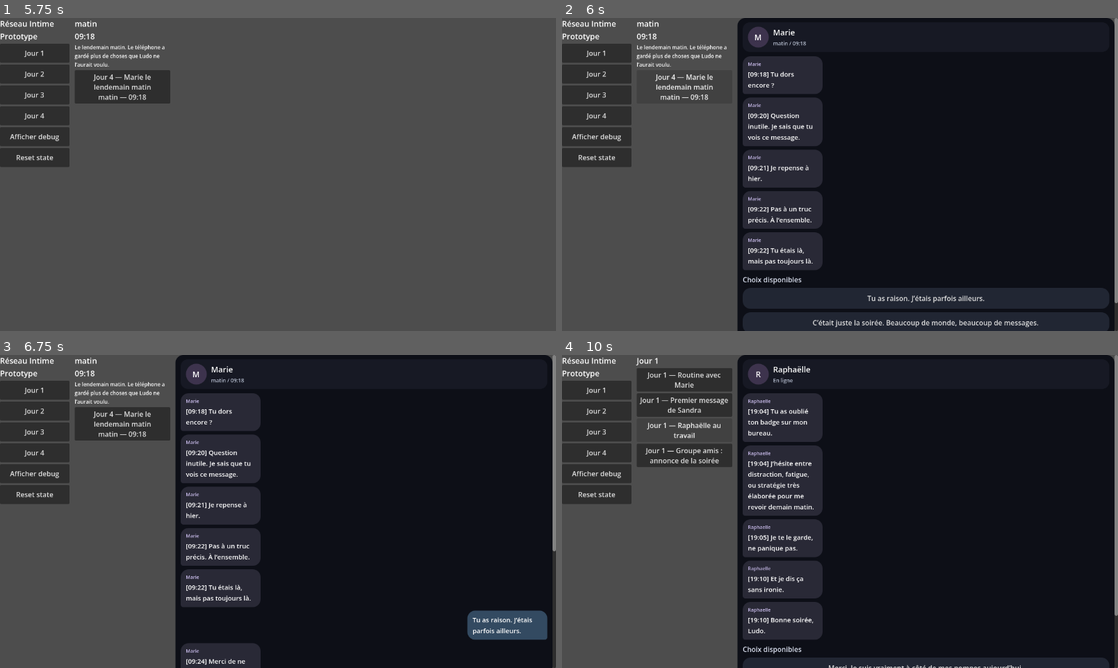
Above: before the commit, frames 1-4 (two rows, left to right).
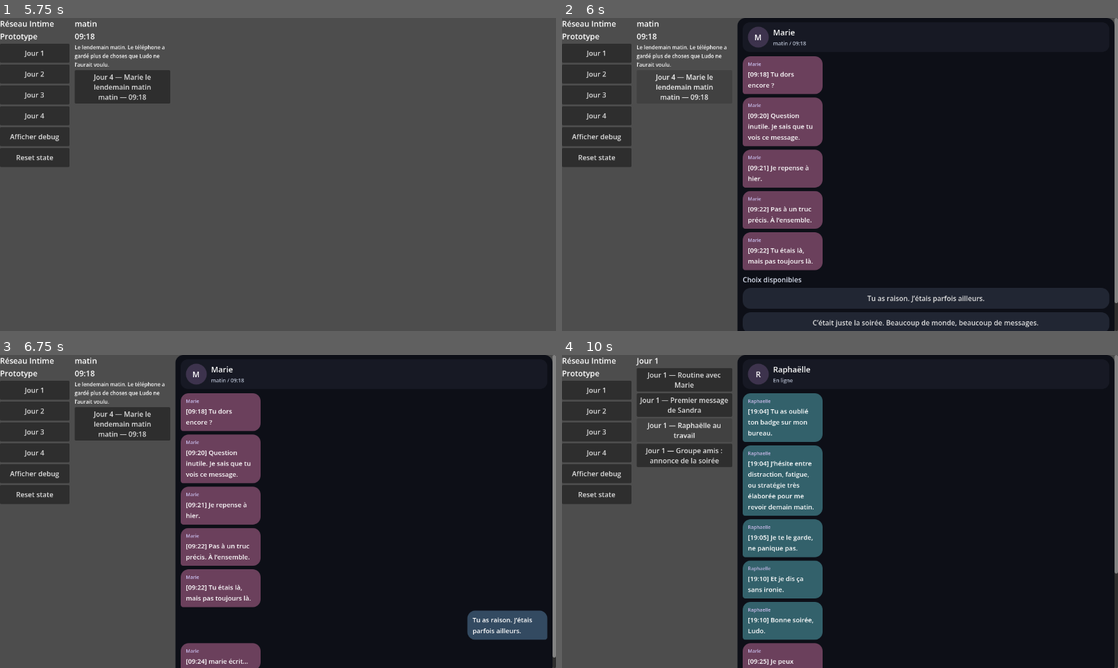
Above: after the commit, the same moments.

Repository: ludowww/reseau-intime
Game: Godot game, scene res://scenes/Main.tscn
Two runs of this game, one before a commit and one after it. Both use one fixed random seed, a clock stepped at 60 frames per second and the inputs below.
Inputs:
- Up to frame 1 (5.75 s): click "Jour 1" at 0.5 s; click "Jour 2" at 1.25 s; click "Jour 3" at 2 s; click "Jour 4" at 2.75 s; click "Afficher debug" at 3.5 s; click "Masquer debug" at 4.25 s; click "matin — 09:18" at 5 s
- Up to frame 2 (6 s): click "Jour 4 — Marie le lendemain m…" at 5.75 s
- Up to frame 3 (6.75 s): click "Tu as raison. J’étais parfois…" at 6.5 s
- Up to frame 4 (10 s): click "Jour 1" at 7.25 s; click "Jour 1 — Routine avec Marie" at 8 s; click "Jour 1 — Premier message de S…" at 8.75 s; click "Jour 1 — Raphaëlle au travail" at 9.5 s

Frame 1 is identical in both runs. In frame 2, 8.7% of the frame differs, in the area x 32-47%, y 12-81%; in frame 3, 10%; in frame 4, 13%, in the area x 32-100%, y 12-100%.

Commit message:
Polish chat typing flow

Diff:
--- a/game/scripts/ui/ConversationView.gd
+++ b/game/scripts/ui/ConversationView.gd
@@ -9,6 +9,17 @@
 const LUDO_BUBBLE_COLOR := Color(0.20, 0.29, 0.38)
 const CHOICE_COLOR := Color(0.13, 0.15, 0.20)
 const PLACEHOLDER_COLOR := Color(0.12, 0.10, 0.15)
+const CHARACTER_BUBBLE_COLORS := {
+	"ludo": Color(0.20, 0.29, 0.38),
+	"marie": Color(0.42, 0.25, 0.36),
+	"mathilde": Color(0.34, 0.18, 0.31),
+	"sandra": Color(0.22, 0.22, 0.34),
+	"raphaelle": Color(0.20, 0.38, 0.42),
+	"raphaëlle": Color(0.20, 0.38, 0.42),
+	"pauline": Color(0.42, 0.12, 0.22),
+	"nico": Color(0.32, 0.36, 0.20),
+	"groupe amis": Color(0.30, 0.25, 0.18),
+}
 
 var choice_buttons: Array[Button] = []
 var choice_was_applied := false
@@ -125,11 +136,15 @@
 
 func append_choice_result(choice: Dictionary) -> void:
 	_append_ludo_reply(choice)
+	_clear_node(choice_area)
+	await _play_followup_sequence(choice)
+	if _has_next_segment():
+		_show_continue_button()
+
+func _play_followup_sequence(choice: Dictionary) -> void:
 	for key in ["next_messages", "next_items", "automatic_followup"]:
 		for entry in choice.get(key, []):
-			_render_item(entry)
-	if _has_next_segment():
-		_show_continue_button()
+			await _render_item_with_typing(entry)
 
 func _show_continue_button() -> void:
 	continue_button = Button.new()
@@ -183,8 +198,48 @@
 	choice_was_applied = true
 	for button in choice_buttons:
 		button.disabled = true
-	selected_button.text = "✓ %s" % selected_button.text
+	_clear_node(choice_area)
 	choice_selected.emit(choice)
+
+func _render_item_with_typing(item) -> void:
+	if typeof(item) != TYPE_DICTIONARY:
+		return
+	if item.has("messages"):
+		for message in item.get("messages", []):
+			await _render_message_with_typing(message)
+	if item.has("social_items"):
+		for social_item in item.get("social_items", []):
+			await _render_item_with_typing(social_item)
+	if item.has("incoming_notifications"):
+		for notification in item.get("incoming_notifications", []):
+			await _render_item_with_typing(notification)
+	if item.has("automatic_followup"):
+		for followup in item.get("automatic_followup", []):
+			await _render_item_with_typing(followup)
+	if item.has("text") or item.has("body") or item.has("content_id") or item.has("reaction"):
+		await _render_message_with_typing(item)
+	elif not item.has("messages") and not item.has("social_items"):
+		_add_system_note("[debug item] %s" % str(item.get("id", item.keys())))
+
+func _render_message_with_typing(message: Dictionary) -> void:
+	if not _is_ludo_sender(message):
+		var typing_indicator := _show_typing_indicator(message)
+		await get_tree().create_timer(_typing_delay_for_message(message)).timeout
+		if is_instance_valid(typing_indicator):
+			typing_indicator.queue_free()
+	_render_message(message)
+
+func _show_typing_indicator(message: Dictionary) -> Node:
+	var typing_message := message.duplicate(true)
+	typing_message["text"] = "%s écrit..." % _sender_display_name(message)
+	if _sender_display_name(message) == "":
+		typing_message["text"] = "écrit..."
+	return _render_chat_bubble(typing_message)
+
+func _typing_delay_for_message(message: Dictionary) -> float:
+	var char_count := _format_message_text(message).length()
+	var delay := 0.35 + char_count * 0.018
+	return clamp(delay, 0.45, 2.4)
 
 func _flatten_content(conversation: Dictionary) -> Array:
 	var items: Array = []
@@ -239,7 +294,7 @@
 	if message.has("content_id"):
 		_add_placeholder_card(str(message["content_id"]), _is_ludo_sender(message))
 
-func _render_chat_bubble(message: Dictionary) -> void:
+func _render_chat_bubble(message: Dictionary) -> Node:
 	var is_ludo := _is_ludo_sender(message)
 	var row := HBoxContainer.new()
 	row.size_flags_horizontal = Control.SIZE_EXPAND_FILL
@@ -249,7 +304,7 @@
 	var bubble := PanelContainer.new()
 	bubble.custom_minimum_size = Vector2(180, 0)
 	bubble.size_flags_horizontal = Control.SIZE_SHRINK_END if is_ludo else Control.SIZE_SHRINK_BEGIN
-	bubble.add_theme_stylebox_override("panel", _bubble_style(LUDO_BUBBLE_COLOR if is_ludo else INCOMING_BUBBLE_COLOR, is_ludo))
+	bubble.add_theme_stylebox_override("panel", _bubble_style(_bubble_color_for_sender(message), is_ludo))
 	row.add_child(bubble)
 
 	var text_box := VBoxContainer.new()
@@ -271,6 +326,7 @@
 	label.size_flags_horizontal = Control.SIZE_EXPAND_FILL
 	label.add_theme_font_size_override("font_size", 15)
 	text_box.add_child(label)
+	return row
 
 func _format_message_text(message: Dictionary) -> String:
 	var text := str(message.get("text", message.get("body", message.get("reaction", ""))))
@@ -283,6 +339,19 @@
 func _is_ludo_sender(message: Dictionary) -> bool:
 	var sender := str(message.get("sender", message.get("author", ""))).to_lower()
 	return sender == "ludo" or sender == "player" or sender == "joueur"
+
+func _bubble_color_for_sender(message: Dictionary) -> Color:
+	var sender := _sender_display_name(message).to_lower()
+	if sender == "":
+		sender = _conversation_name(current_conversation).to_lower()
+	if CHARACTER_BUBBLE_COLORS.has(sender):
+		return CHARACTER_BUBBLE_COLORS[sender]
+	if sender.contains("groupe") or sender.contains("amis"):
+		return CHARACTER_BUBBLE_COLORS["groupe amis"]
+	return LUDO_BUBBLE_COLOR if _is_ludo_sender(message) else INCOMING_BUBBLE_COLOR
+
+func _sender_display_name(message: Dictionary) -> String:
+	return str(message.get("sender", message.get("author", "")))
 
 func _add_placeholder_card(content_id: String, is_ludo := false) -> void:
 	var item := DataLoader.get_visual_content(content_id)
Not shown, changed: tests/test_godot_prototype_static.py
